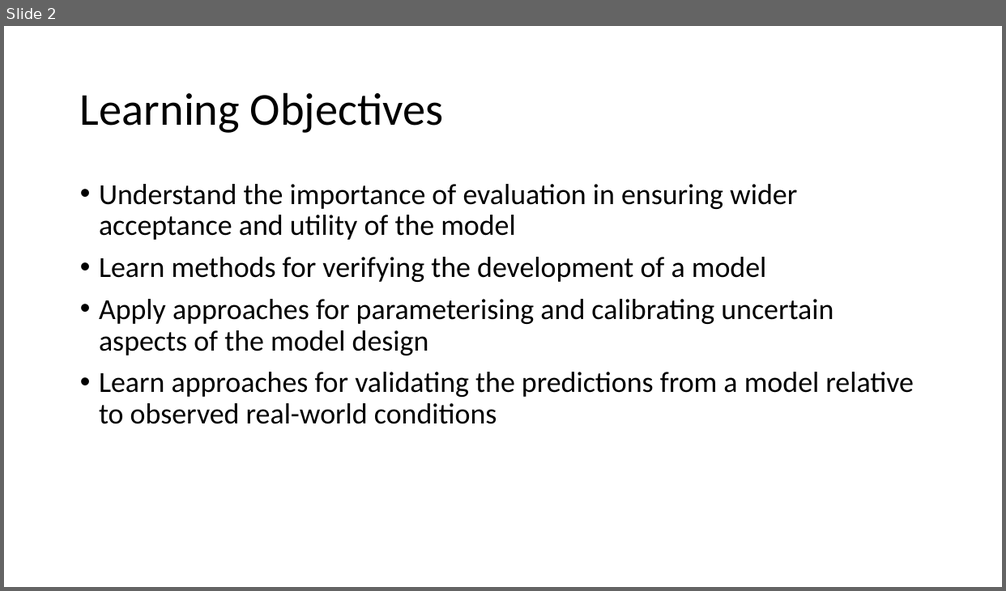
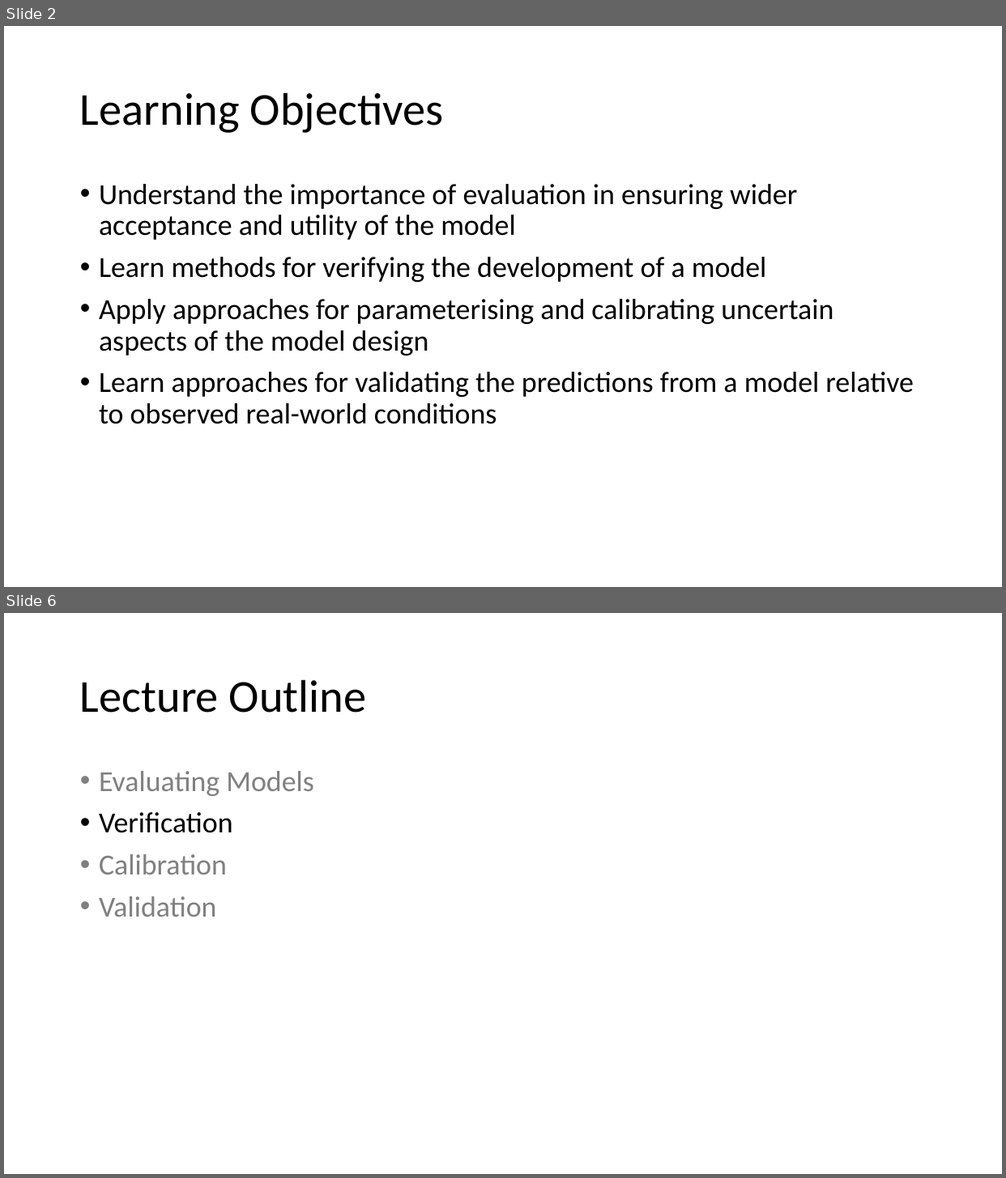
Before and after one commit to abmgis/abmgis, a slide deck: Chapter10-EvaluatingModels/Chapter10.pptx. Shown one above the other, each under a label of ours: slide 2 before the commit, slides 2 and 6 after it; the slides between them are not shown. The pictures are 1006x591 and 1006x1178 pixels, drawn with LibreOffice and Linux fonts; fonts in the diff are those of the drawing. Boxes give left, top, right and bottom in pixels: in the first picture for what was removed or moved away, otherwise in the second. Text is boxed around its words. In the diff, an @@ line names an element or a change of style, - is before the commit and + after.

```diff
--- a/Chapter10-EvaluatingModels/Chapter10.pptx
+++ b/Chapter10-EvaluatingModels/Chapter10.pptx
@@ slide 6 added at bbox=[4, 613, 1002, 1174], background #FFFFFF @@
@@ title added at bbox=[80, 679, 366, 713], 44 pt, text #000000 @@
+Lecture Outline
@@ text added at bbox=[99, 771, 314, 917], 28 pt, text #808080 @@
+• Evaluating Models
+• Verification
+• Calibration
+• Validation
```
Also in this commit, not shown: 2 slides changed, 12 other slides added, 1 slide removed.
